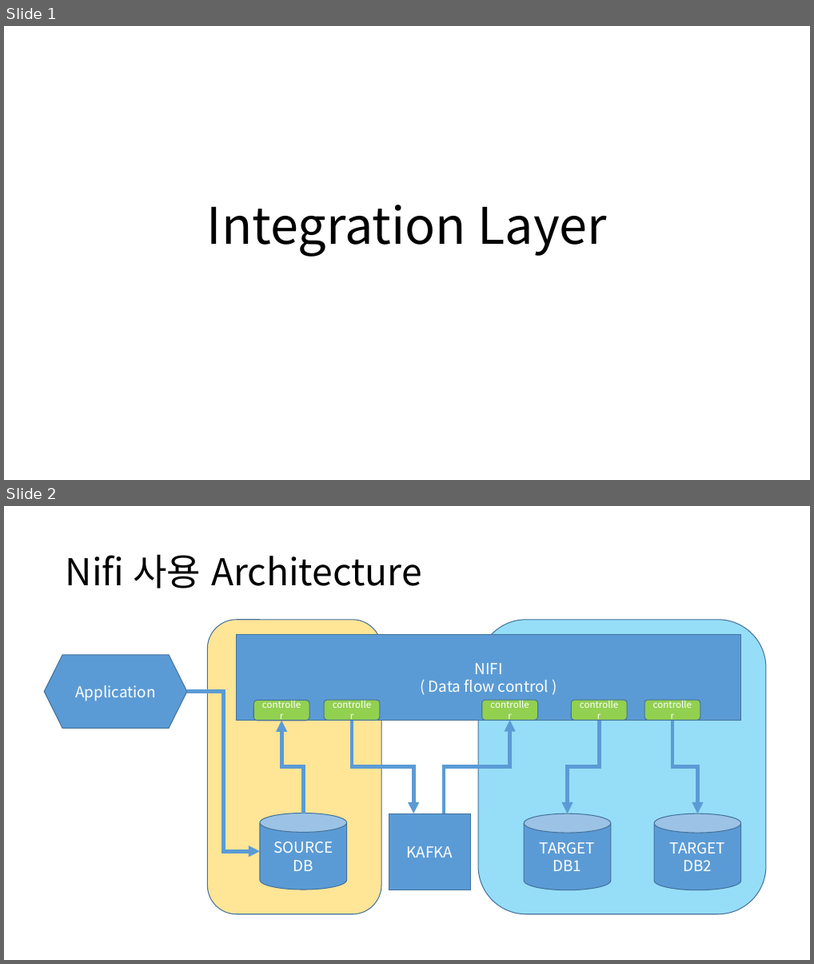
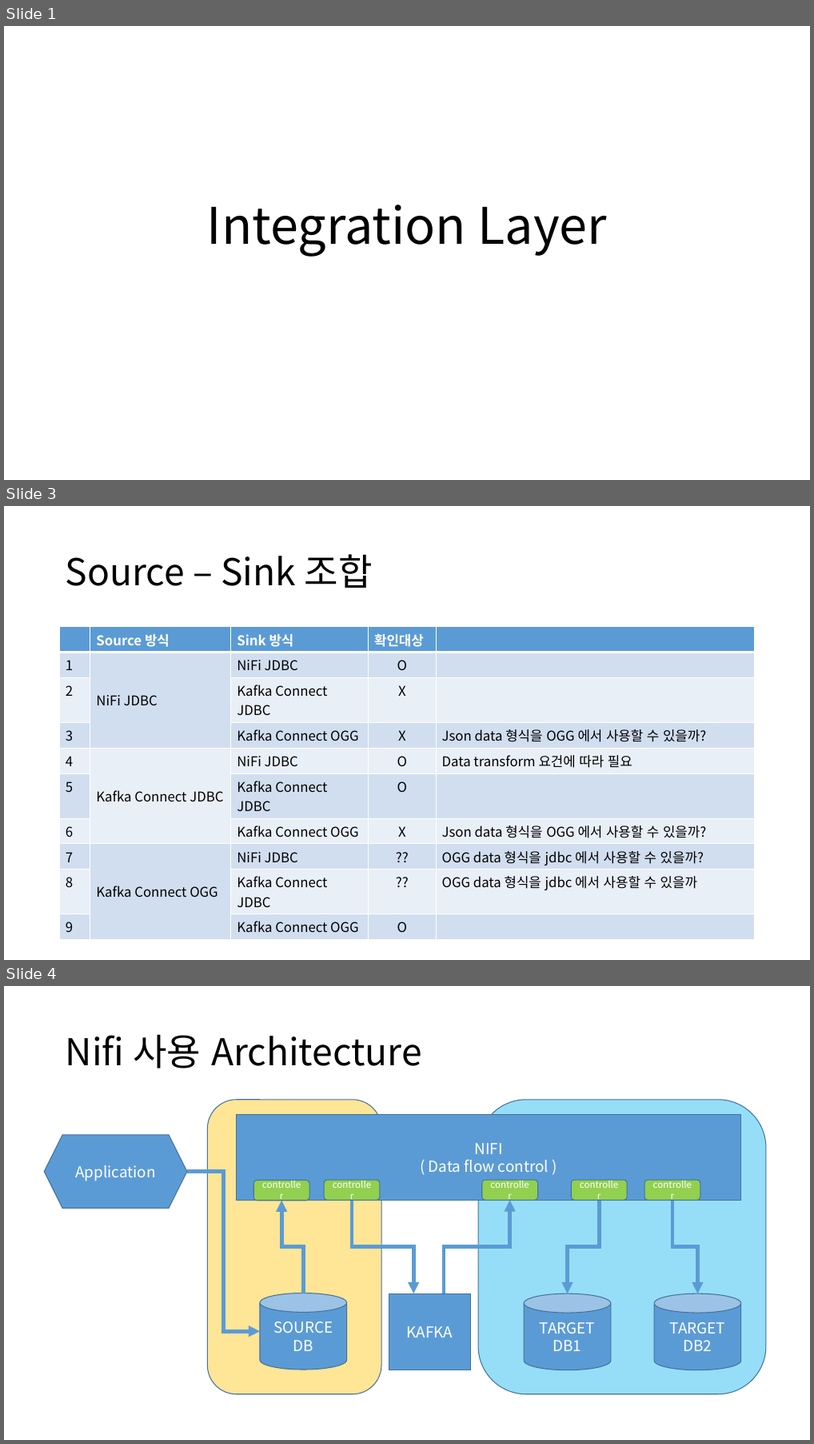
Before and after one commit to gwangsoo/Nifi-Or-Kafka-Connect, a slide deck: db2db_구조.pptx. Shown one above the other, each under a label of ours: slides 1 and 2 before the commit, slides 1, 3 and 4 after it; the slides between them are not shown. The pictures are 814x964 and 814x1444 pixels, drawn with LibreOffice and Linux fonts; fonts in the diff are those of the drawing. Boxes give left, top, right and bottom in pixels: in the first picture for what was removed or moved away, otherwise in the second. Text is boxed around its words. In the diff, an @@ line names an element or a change of style, - is before the commit and + after.

```diff
--- a/db2db_구조.pptx
+++ b/db2db_구조.pptx
@@ slide 3 added at (4, 506, 810, 960), background #FFFFFF @@
@@ title added at (66, 554, 373, 588), 44 pt, text #000000 @@
+Source – Sink 조합
@@ table added at (60, 627, 755, 936), 10 rows, 5 columns @@
+ | Source 방식 | Sink 방식 | 확인대상 | 
+1 | NiFi JDBC | NiFi JDBC | O | 
+2 |  | Kafka Connect JDBC | X | 
+3 |  | Kafka Connect OGG | X | Json data 형식을 OGG 에서 사용할 수 있을까?
+4 | Kafka Connect JDBC | NiFi JDBC | O | Data transform 요건에 따라 필요
+5 |  | Kafka Connect JDBC | O | 
+6 |  | Kafka Connect OGG | X | Json data 형식을 OGG 에서 사용할 수 있을까?
+7 | Kafka Connect OGG | NiFi JDBC | ?? | OGG data 형식을 jdbc 에서 사용할 수 있을까?
+8 |  | Kafka Connect JDBC | ?? | OGG data 형식을 jdbc 에서 사용할 수 있을까
+9 |  | Kafka Connect OGG | O | 
@@ what was slide 2 is now slide 4 @@
```
Also in this commit, not shown: 2 other slides added, 5 other files.
